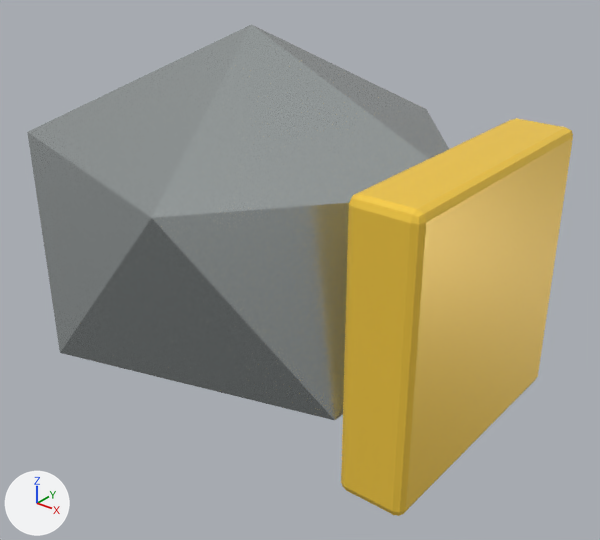
The glTF model assets/models/items/item-biomass/item-biomass_variant_b.glb as it was, and as the next commit left it.
One viewpoint serves both versions: a 50 mm camera at (0.67, -0.747, 0.716) aimed at (0.067, 0.007, 0.249). The lights are fixed; the arrows at lower left show +X, +Y and +Z. The older version comes first. Objects named as collision shapes, trigger or cutter boxes, shadow casters or lower levels of detail are left out. Where no turn or scale is listed for an object, it has been applied to the vertices.

Names of what the first picture shows: 'Material chunk', 'Variant reinforcement'.
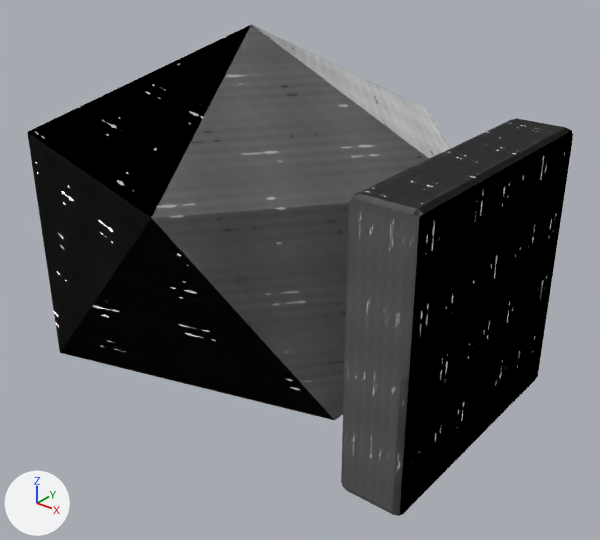
The newer file is also turned or shifted as a whole; pictures and numbers use the older file's frame.

The change, as JSON lines over the scene's bpy script:
```json
{"op": "add", "block": "img_metal_roughness_001", "code": ["img_metal_roughness_001 = load_image('metal_roughness.001', '_unpacked/metal_roughness.001', 256, 256, 'Non-Color')"]}
{"op": "add", "block": "img_metal_height", "code": ["img_metal_height = load_image('metal_height', '_unpacked/metal_height', 256, 256, 'Non-Color')"]}
{"op": "add", "block": "img_metal_albedo", "code": ["img_metal_albedo = load_image('metal_albedo', '_unpacked/metal_albedo', 256, 256, 'sRGB')"]}
{"op": "add", "block": "img_metal_roughness", "code": ["img_metal_roughness = load_image('metal_roughness', '_unpacked/metal_roughness', 256, 256, 'Non-Color')"]}
{"block": "mat_item_brushed_metal", "change": "nodes: BsdfPrincipled, OutputMaterial"}
{"block": "mat_item_brushed_metal", "change": "colours: light grey #b8bfbf"}
{"block": "mat_item_brushed_metal", "change": "nodes: BsdfPrincipled, Math, NormalMap, OutputMaterial, SeparateColor, TexImage x3"}
{"block": "mat_item_brushed_metal", "change": "uses the picture img_metal_albedo"}
{"block": "mat_item_brushed_metal", "change": "uses the picture img_metal_height"}
{"block": "mat_item_brushed_metal", "change": "uses the picture img_metal_roughness"}
{"block": "mat_item_safety_yellow", "change": "nodes: BsdfPrincipled, OutputMaterial"}
{"block": "mat_item_safety_yellow", "change": "colours: yellow #ffd345"}
{"block": "mat_item_safety_yellow", "change": "nodes: BsdfPrincipled, Math, NormalMap, OutputMaterial, SeparateColor, TexImage x3"}
{"block": "mat_item_safety_yellow", "change": "uses the picture img_metal_albedo"}
{"block": "mat_item_safety_yellow", "change": "uses the picture img_metal_height"}
{"block": "mat_item_safety_yellow", "change": "uses the picture img_metal_roughness_001"}
```

Where the change shows, as pixel boxes [x1, y1, x2, y2] in the pictures (600 x 540 px):
```json
{"object": "Material chunk", "change": "surface changed", "before": [27, 24, 449, 420], "after": [27, 24, 449, 420], "on screen": "light grey to grey"}
{"object": "Variant reinforcement", "change": "surface changed", "before": [341, 118, 573, 516], "after": [341, 118, 573, 516], "on screen": "yellow to black"}
```
